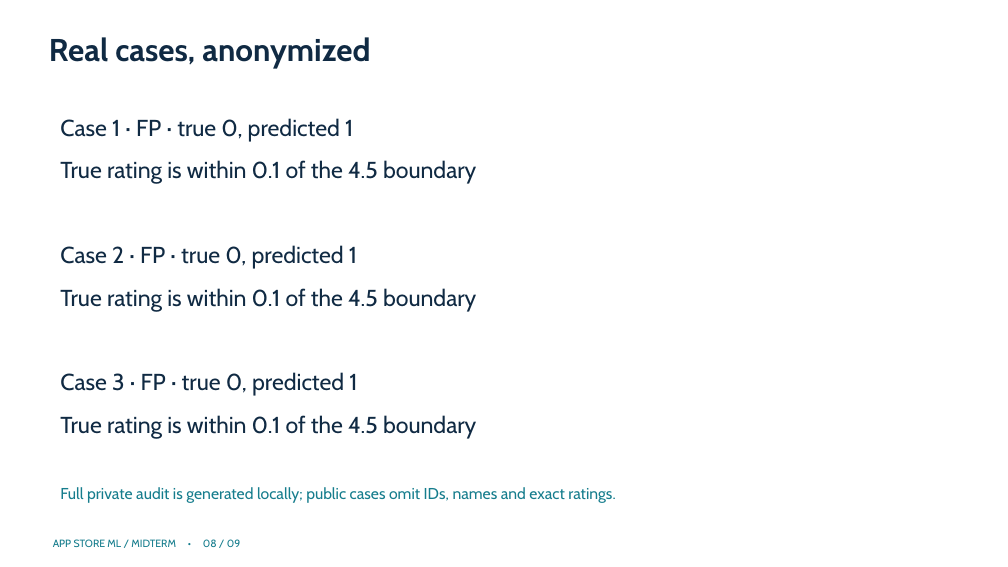
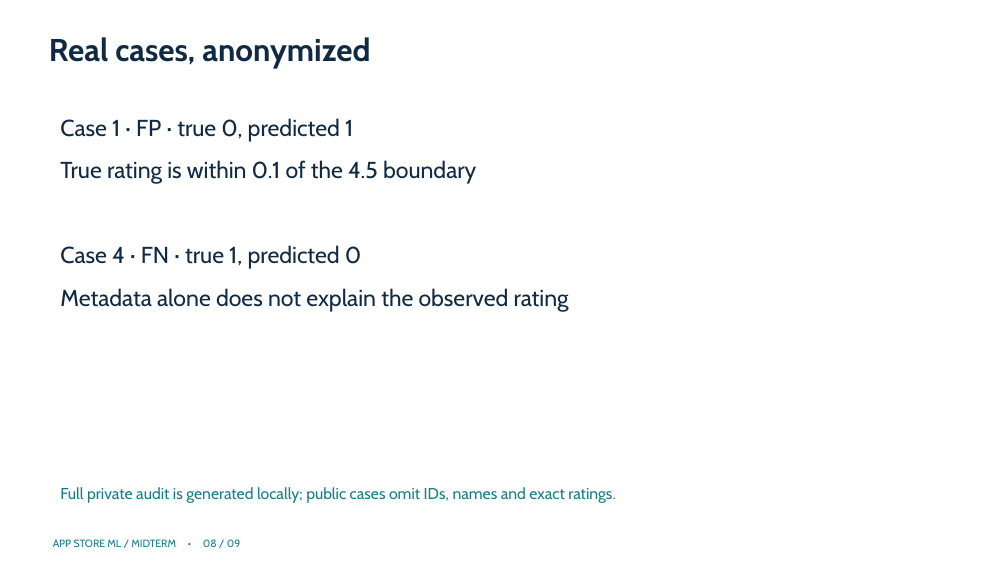
Before and after one commit to Nura007/itune_ml, a slide deck: slide 8 of outputs/midterm.pptx. Drawn at 1008x567 pixels with LibreOffice and Linux fonts; fonts in the diff are those of the drawing. Boxes give left, top, right and bottom in pixels: in the first picture for what was removed or moved away, otherwise in the second. Text is boxed around its words. In the diff, an @@ line names an element or a change of style, - is before the commit and + after.

```diff
--- a/outputs/midterm.pptx
+++ b/outputs/midterm.pptx
@@ text at bbox=[60, 245, 569, 312]: text changed @@
-Case 2 · FP · true 0, predicted 1
-True rating is within 0.1 of the 4.5 boundary
-Case 3 · FP · true 0, predicted 1
-True rating is within 0.1 of the 4.5 boundary
+Case 4 · FN · true 1, predicted 0
+Metadata alone does not explain the observed rating
```
Also in this commit, not shown: 3 other slides changed, 5 other files.
